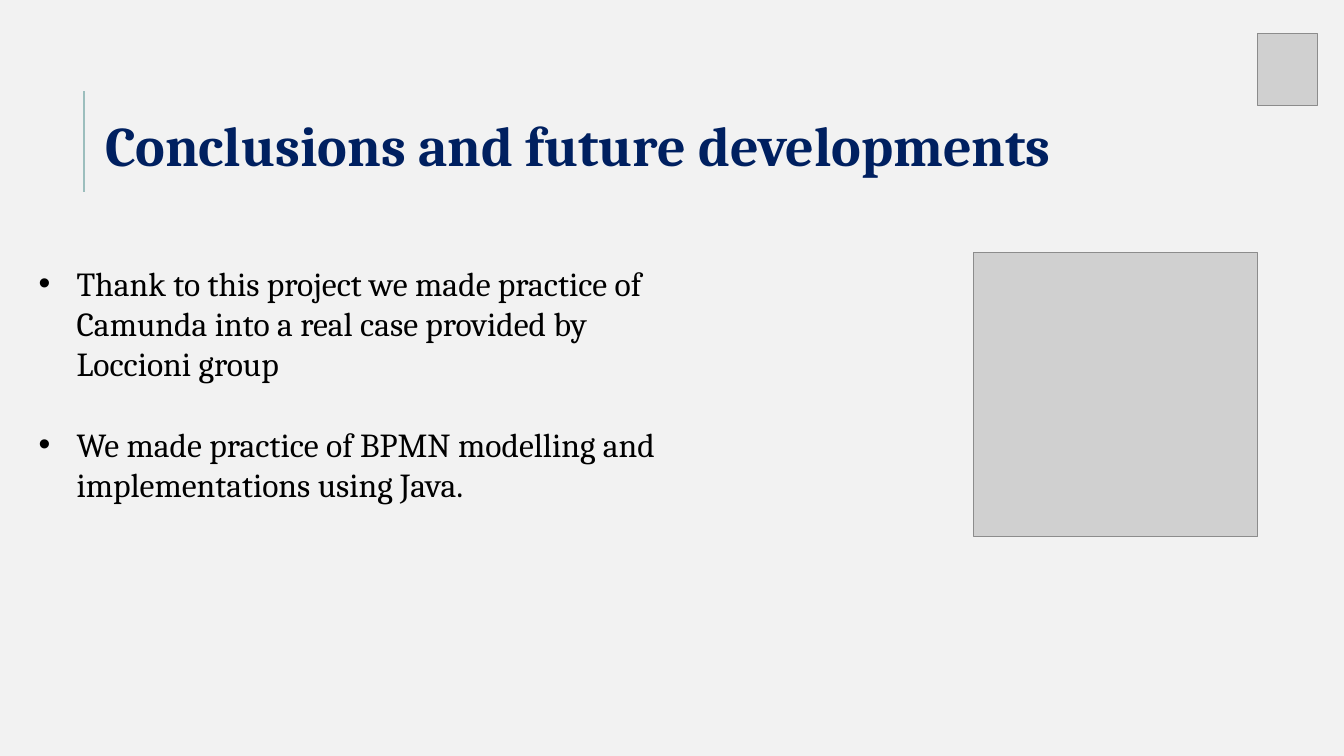
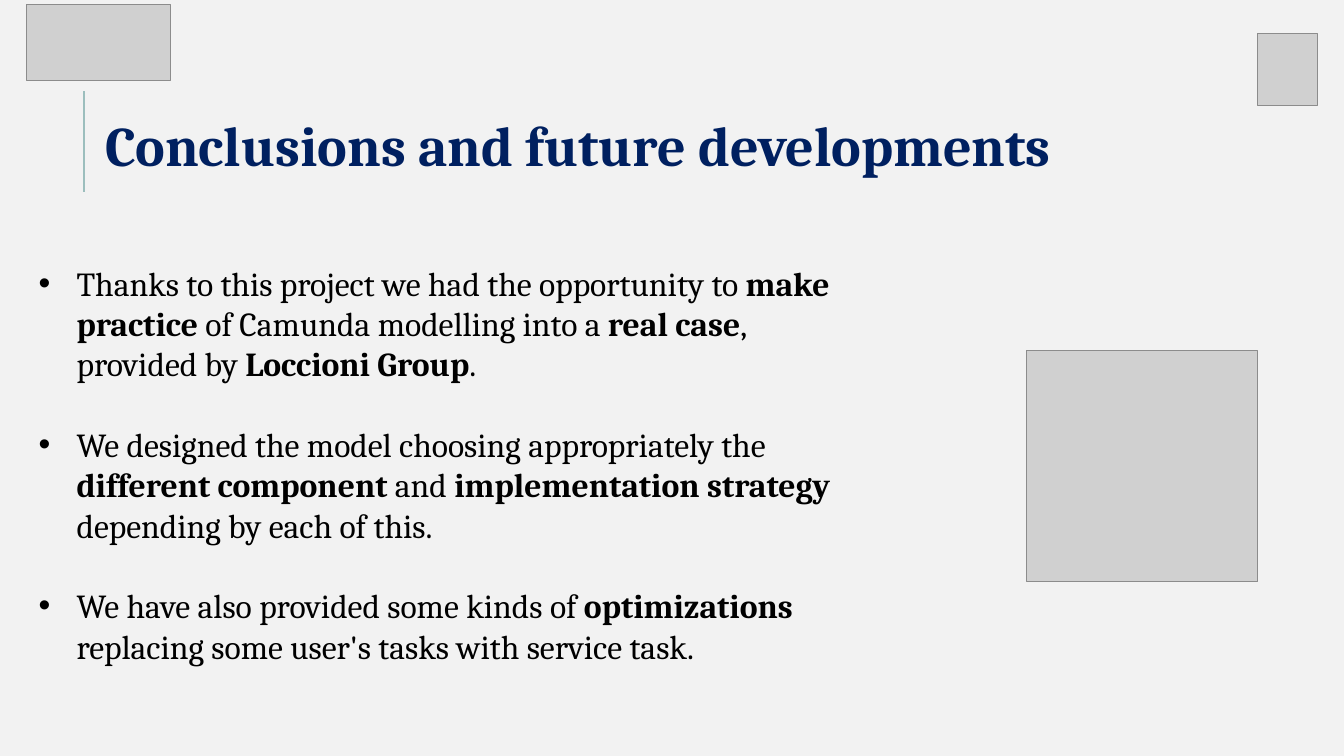
Before and after one commit to Matteoa99/ESI_project, a slide deck: slide 11 of ESI_presentation.pptx (slide 8 before the commit). Drawn at 1344x756 pixels with LibreOffice and Linux fonts; fonts in the diff are those of the drawing; grey boxes stand for pictures. Boxes give left, top, right and bottom in pixels: in the first picture for what was removed or moved away, otherwise in the second. Text is boxed around its words. In the diff, an @@ line names an element or a change of style, - is before the commit and + after.

```diff
--- a/ESI_presentation.pptx
+++ b/ESI_presentation.pptx
@@ picture added at box(26, 5, 170, 81) @@
@@ picture removed at box(974, 253, 1258, 537) @@
@@ text at box(77, 272, 830, 667): text changed @@
-• Thank to this project we made practice of Camunda into a real case provided by Loccioni group
-• We made practice of BPMN modelling and implementations using Java.
+• Thanks to this project we had the opportunity to make practice of Camunda modelling into a real case, provided by Loccioni Group.
+• We designed the model choosing appropriately the different component and implementation strategy depending by each of this.
+• We have also provided some kinds of optimizations replacing some user's tasks with service task.
@@ picture added at box(1027, 351, 1258, 582) @@
```
Also in this commit, not shown: 1 other slide changed, 3 slides added, 4 other files.
